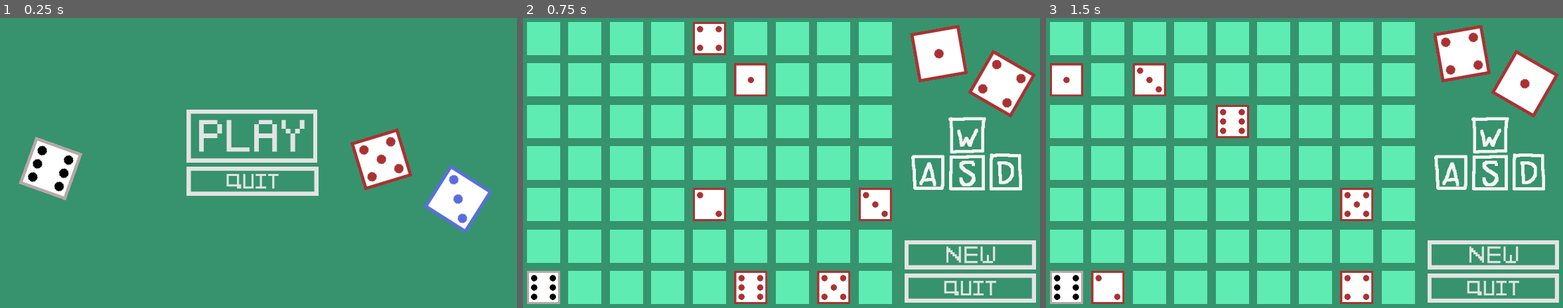
Above: before the commit, frames 1-3 (left to right).
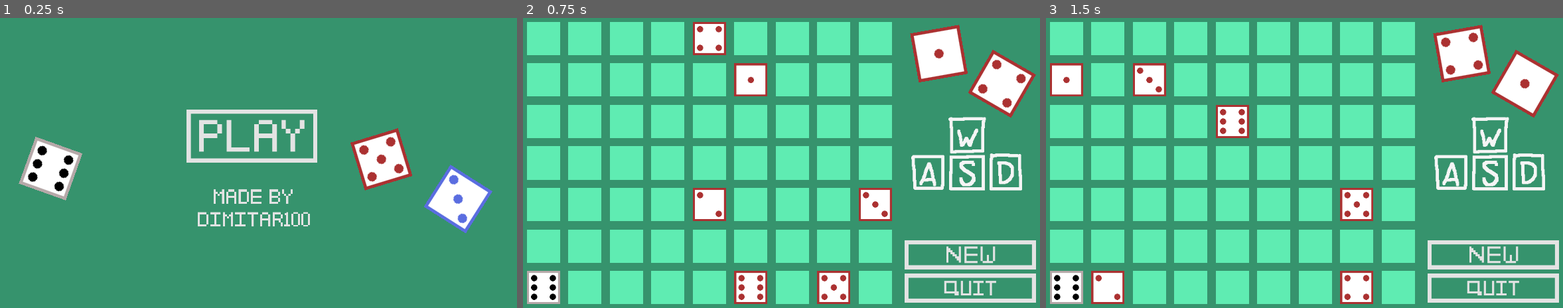
Above: after the commit, the same moments.

Repository: Dimitar100/roll-the-dice
Game: Godot game, scene res://scenes/UI.tscn
Same seed, same stepped clock (60 frames per second), same inputs: the game is played once before the commit and once after it.
Inputs (mouse positions are in pixels of both pictures, inside the frame that each line leads up to):
- Up to frame 1 (0.25 s): no input
- Up to frame 2 (0.75 s): click (776, 136) at 0.5 s
- Up to frame 3 (1.5 s): click (1495, 255) at 1.25 s

The runs differ from the first frame. In frame 1, 1.8% of the frame differs, in the area x 36-62%, y 51-72%; in frame 2, nothing differs; in frame 3, nothing differs.

Commit message:
added background music

Diff:
--- /dev/null
+++ b/AudioStreamPlayer.tscn
@@ -0,0 +1,8 @@
+[gd_scene load_steps=2 format=2]
+
+[ext_resource path="res://casino music no copyright  casino royalty free music  copyright free casino music.mp3" type="AudioStream" id=1]
+
+[node name="AudioStreamPlayer" type="AudioStreamPlayer"]
+stream = ExtResource( 1 )
+volume_db = -40.182
+autoplay = true
--- a/project.godot
+++ b/project.godot
@@ -14,6 +14,10 @@
 run/main_scene="res://scenes/UI.tscn"
 config/icon="res://icon.png"
 
+[autoload]
+
+GlobalAudioStreamPlayer="*res://AudioStreamPlayer.tscn"
+
 [display]
 
 window/size/resizable=false
@@ -24,25 +28,25 @@
 
 ui_left={
 "deadzone": 0.5,
-"events": [ Object(InputEventKey,"resource_local_to_scene":false,"resource_name":"","device":0,"alt":false,"shift":false,"control":false,"meta":false,"command":false,"pressed":false,"scancode":65,"unicode":0,"echo":false,"script":null)
+"events": [ Object(InputEventKey,"resource_local_to_scene":false,"resource_name":"","device":0,"alt":false,"shift":false,"control":false,"meta":false,"command":false,"pressed":false,"scancode":65,"physical_scancode":0,"unicode":0,"echo":false,"script":null)
 , Object(InputEventJoypadButton,"resource_local_to_scene":false,"resource_name":"","device":0,"button_index":14,"pressure":0.0,"pressed":false,"script":null)
  ]
 }
 ui_right={
 "deadzone": 0.5,
-"events": [ Object(InputEventKey,"resource_local_to_scene":false,"resource_name":"","device":0,"alt":false,"shift":false,"control":false,"meta":false,"command":false,"pressed":false,"scancode":68,"unicode":0,"echo":false,"script":null)
+"events": [ Object(InputEventKey,"resource_local_to_scene":false,"resource_name":"","device":0,"alt":false,"shift":false,"control":false,"meta":false,"command":false,"pressed":false,"scancode":68,"physical_scancode":0,"unicode":0,"echo":false,"script":null)
 , Object(InputEventJoypadButton,"resource_local_to_scene":false,"resource_name":"","device":0,"button_index":15,"pressure":0.0,"pressed":false,"script":null)
  ]
 }
 ui_up={
 "deadzone": 0.5,
-"events": [ Object(InputEventKey,"resource_local_to_scene":false,"resource_name":"","device":0,"alt":false,"shift":false,"control":false,"meta":false,"command":false,"pressed":false,"scancode":87,"unicode":0,"echo":false,"script":null)
+"events": [ Object(InputEventKey,"resource_local_to_scene":false,"resource_name":"","device":0,"alt":false,"shift":false,"control":false,"meta":false,"command":false,"pressed":false,"scancode":87,"physical_scancode":0,"unicode":0,"echo":false,"script":null)
 , Object(InputEventJoypadButton,"resource_local_to_scene":false,"resource_name":"","device":0,"button_index":12,"pressure":0.0,"pressed":false,"script":null)
  ]
 }
 ui_down={
 "deadzone": 0.5,
-"events": [ Object(InputEventKey,"resource_local_to_scene":false,"resource_name":"","device":0,"alt":false,"shift":false,"control":false,"meta":false,"command":false,"pressed":false,"scancode":83,"unicode":0,"echo":false,"script":null)
+"events": [ Object(InputEventKey,"resource_local_to_scene":false,"resource_name":"","device":0,"alt":false,"shift":false,"control":false,"meta":false,"command":false,"pressed":false,"scancode":83,"physical_scancode":0,"unicode":0,"echo":false,"script":null)
 , Object(InputEventJoypadButton,"resource_local_to_scene":false,"resource_name":"","device":0,"button_index":13,"pressure":0.0,"pressed":false,"script":null)
  ]
 }
--- a/scenes/UI.tscn
+++ b/scenes/UI.tscn
@@ -9,6 +9,7 @@
 [ext_resource path="res://assets/UI/play_btn_hover.png" type="Texture" id=7]
 [ext_resource path="res://QuitBtn.gd" type="Script" id=8]
 [ext_resource path="res://scenes/PlayBrn.gd" type="Script" id=9]
+[ext_resource path="res://assets/credit.png" type="Texture" id=10]
 
 [node name="UI" type="Node2D"]
 
@@ -25,6 +26,7 @@
 }
 
 [node name="QuitBtn" type="TextureButton" parent="."]
+visible = false
 margin_left = 380.0
 margin_top = 310.0
 margin_right = 512.0
@@ -32,9 +34,6 @@
 texture_normal = ExtResource( 5 )
 texture_hover = ExtResource( 6 )
 script = ExtResource( 8 )
-__meta__ = {
-"_edit_use_anchors_": false
-}
 
 [node name="Camera2D" type="Camera2D" parent="."]
 position = Vector2( 511.376, 302.906 )
@@ -58,5 +57,10 @@
 scale = Vector2( 1.5, 1.5 )
 texture = ExtResource( 1 )
 
+[node name="Credits" type="Sprite" parent="."]
+position = Vector2( 508, 402 )
+scale = Vector2( 0.2, 0.2 )
+texture = ExtResource( 10 )
+
 [connection signal="pressed" from="PlayBrn" to="PlayBrn" method="_on_PlayBrn_pressed"]
 [connection signal="pressed" from="QuitBtn" to="QuitBtn" method="_on_QuitBtn_pressed"]
Binary file added: assets/credit.png
Not shown, added: assets/credit.png.import
Not shown, added: casino music no copyright casino royalty free music copyright free casino music.mp3.import
Not shown, added: export_presets.cfg
Not shown, added: exports/roll-dice/index.apple-touch-icon.png.import
Not shown, added: exports/roll-dice/index.icon.png.import
Not shown, added: exports/roll-dice/index.png.import
Not shown: 1 places in scenes/UI.tscn that only renumber resources
Not shown, added: casino music no copyright casino royalty free music copyright free casino music.mp3
Not shown, added: exports/Roll-the-dice/Roll-the-dice.exe
Not shown, added: exports/Roll-the-dice/Roll-the-dice.pck
Not shown, added: exports/roll-dice.zip
(and 8 more such lines)
